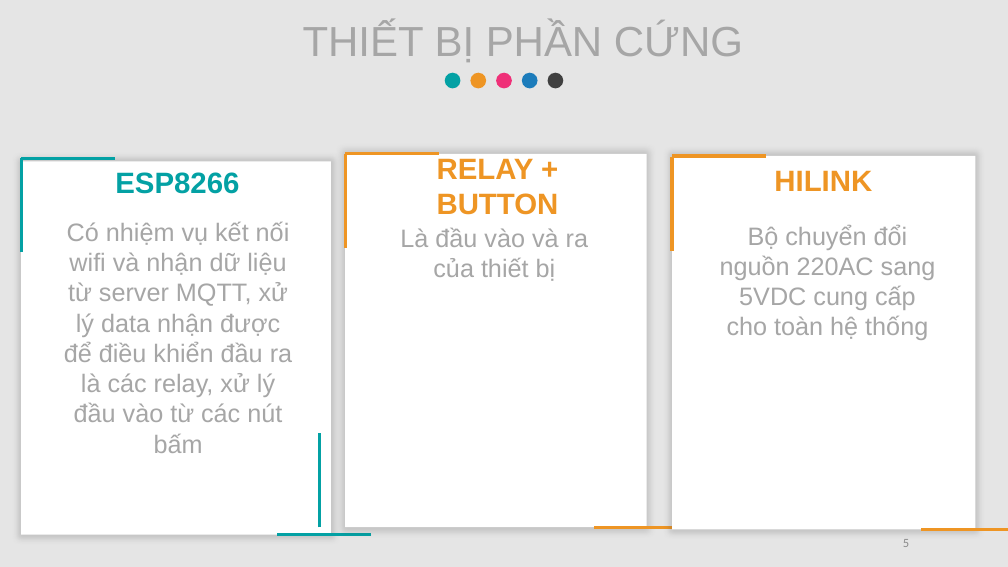
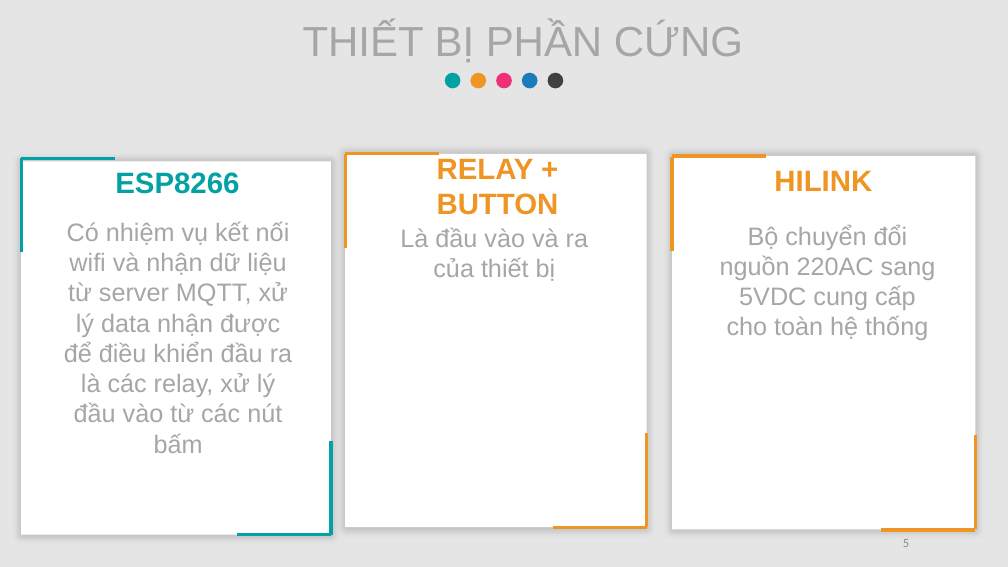
Before and after one commit to ngocphong260899/ThucTapTotNghiep, a slide deck: slide 5 of BaoCao.pptx. Drawn at 1008x567 pixels with LibreOffice and Linux fonts; fonts in the diff are those of the drawing. Boxes give left, top, right and bottom in pixels: in the first picture for what was removed or moved away, otherwise in the second. Text is boxed around its words. In the diff, an @@ line names an element or a change of style, - is before the commit and + after.

```diff
--- a/BaoCao.pptx
+++ b/BaoCao.pptx
@@ line moved from (320, 527) - (320, 433) to (331, 535) - (331, 441) @@
@@ line added from (647, 527) to (647, 433), #EE9524 3 pt @@
@@ line added from (975, 529) to (975, 436), #EE9524 3 pt @@
@@ line moved from (371, 535) - (278, 535) to (331, 535) - (237, 535) @@
@@ line moved from (689, 527) - (594, 527) to (647, 527) - (553, 527) @@
@@ line moved from (1008, 529) - (922, 529) to (975, 530) - (882, 530) @@
```
Also in this commit, not shown: 8 other slides changed, 1 slide added, 41 other files.
